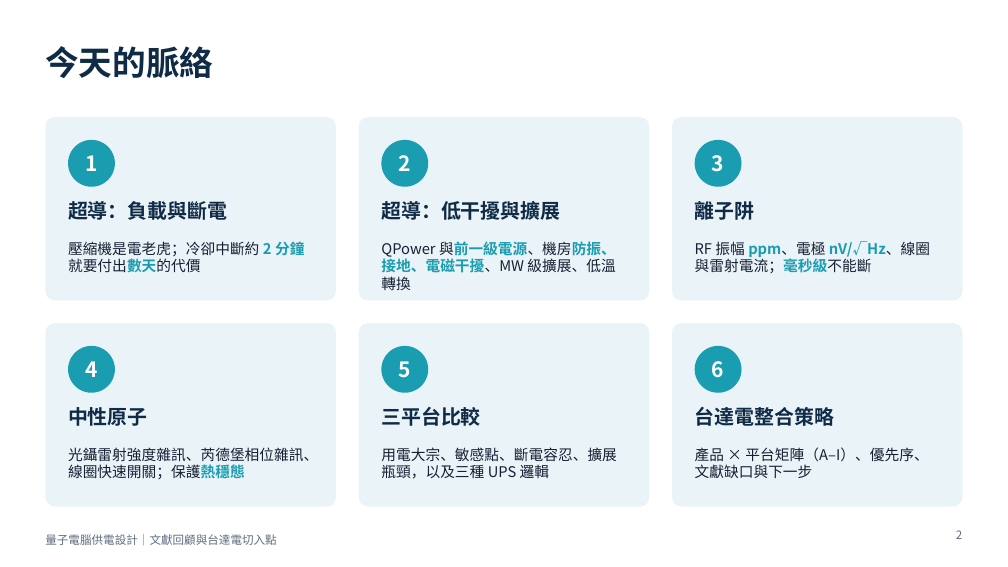
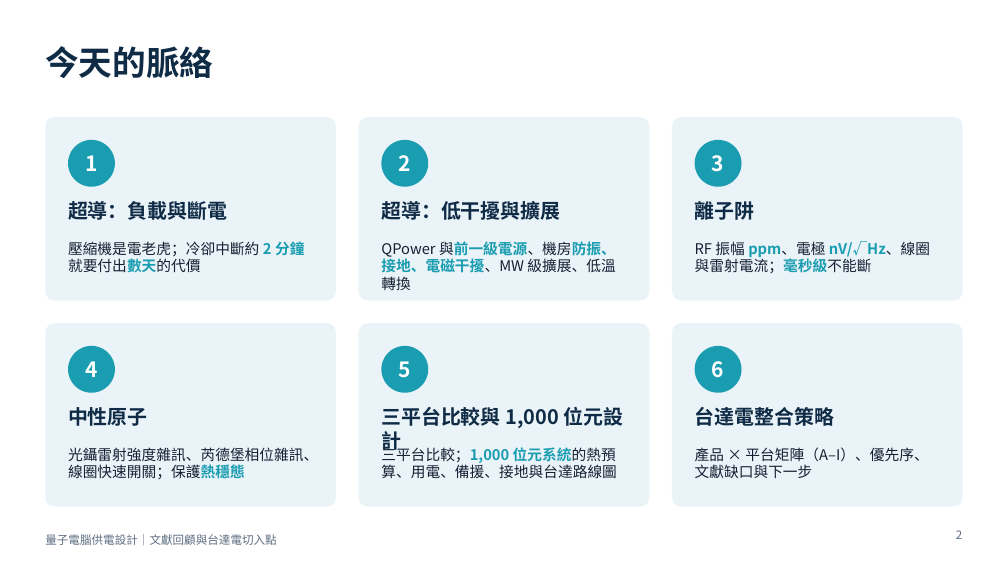
Before and after one commit to pcpcchen-coder/QuantumComputing, a slide deck: slide 2 of slides/output/qc-power-supply-delta.pptx. Drawn at 1008x567 pixels with LibreOffice and Linux fonts; fonts in the diff are those of the drawing. Boxes give left, top, right and bottom in pixels: in the first picture for what was removed or moved away, otherwise in the second. Text is boxed around its words. In the diff, an @@ line names an element or a change of style, - is before the commit and + after.

```diff
--- a/slides/output/qc-power-supply-delta.pptx
+++ b/slides/output/qc-power-supply-delta.pptx
@@ text at [381, 407, 623, 455]: text changed @@
-三平台比較
+三平台比較與 1,000 位元設計
@@ text at [381, 445, 617, 478]: text changed @@
-用電大宗、敏感點、斷電容忍、擴展瓶頸，以及三種 UPS 邏輯
+三平台比較；1,000 位元系統的熱預算、用電、備援、接地與台達路線圖
```
Also in this commit, not shown: 3 other slides changed, 13 slides added, 10 other files.
